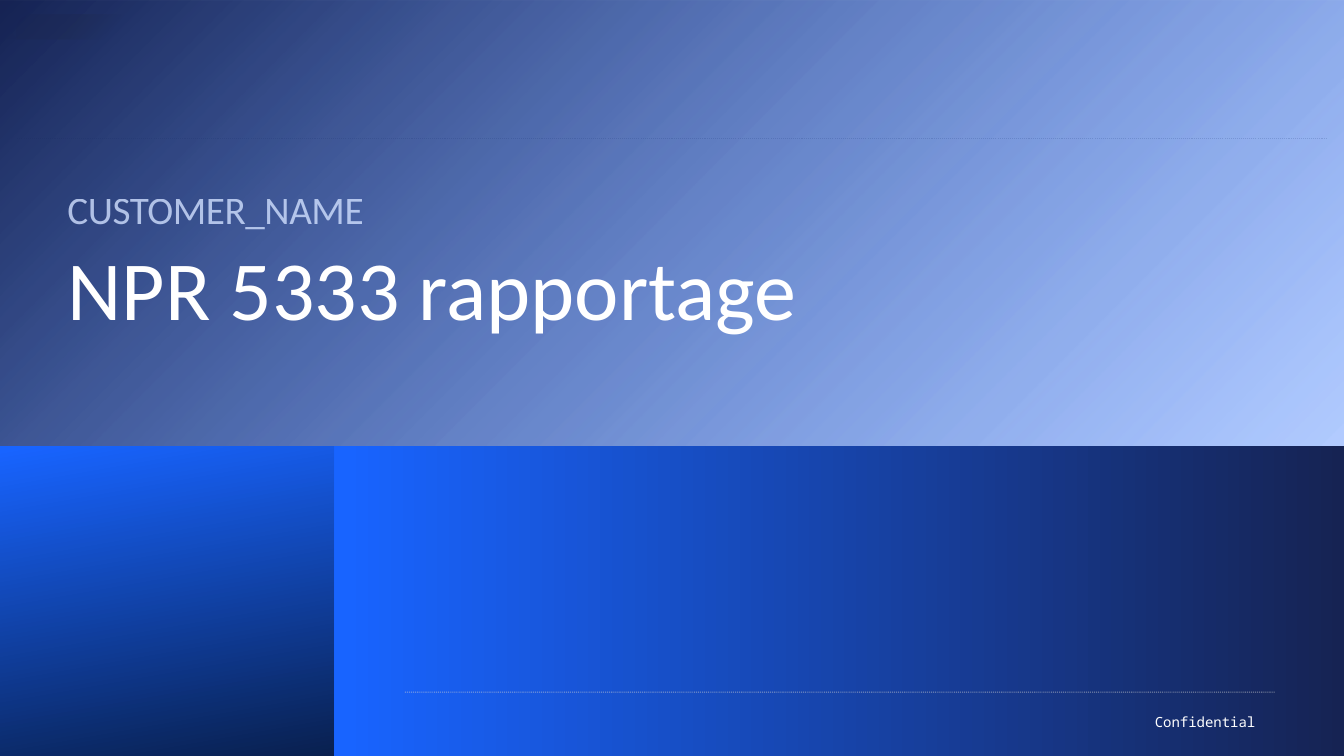
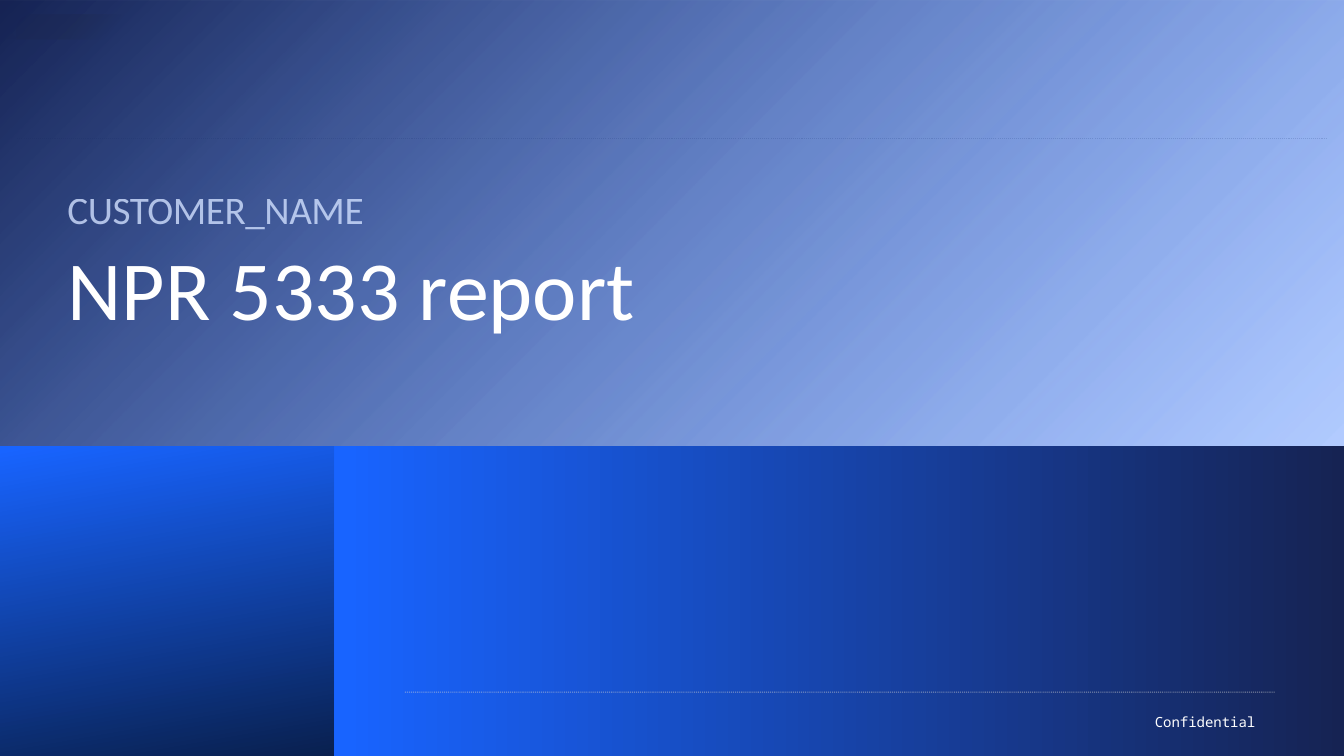
Before and after one commit to Software-Improvement-Group/sigrid-report-generator, a slide deck: slide 1 of src/report_generator/presets/templates/npr-5333-overview.pptx. Drawn at 1344x756 pixels with LibreOffice and Linux fonts; fonts in the diff are those of the drawing; background and template pictures are left out. Boxes give left, top, right and bottom in pixels: in the first picture for what was removed or moved away, otherwise in the second. Text is boxed around its words. In the diff, an @@ line names an element or a change of style, - is before the commit and + after.

```diff
--- a/src/report_generator/presets/templates/npr-5333-overview.pptx
+++ b/src/report_generator/presets/templates/npr-5333-overview.pptx
@@ text at [67,265,635,334]: text changed @@
-NPR 5333 rapportage
+NPR 5333 report
```
Also in this commit, not shown: 2 other files.
